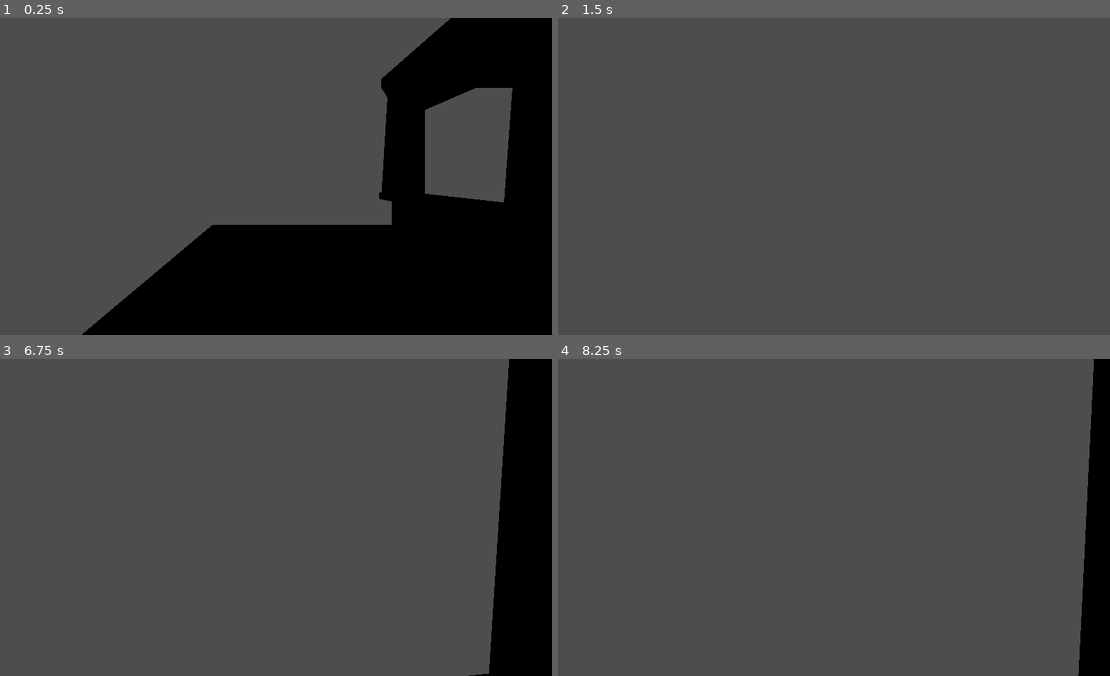
Above: before the commit, frames 1-4 (two rows, left to right).
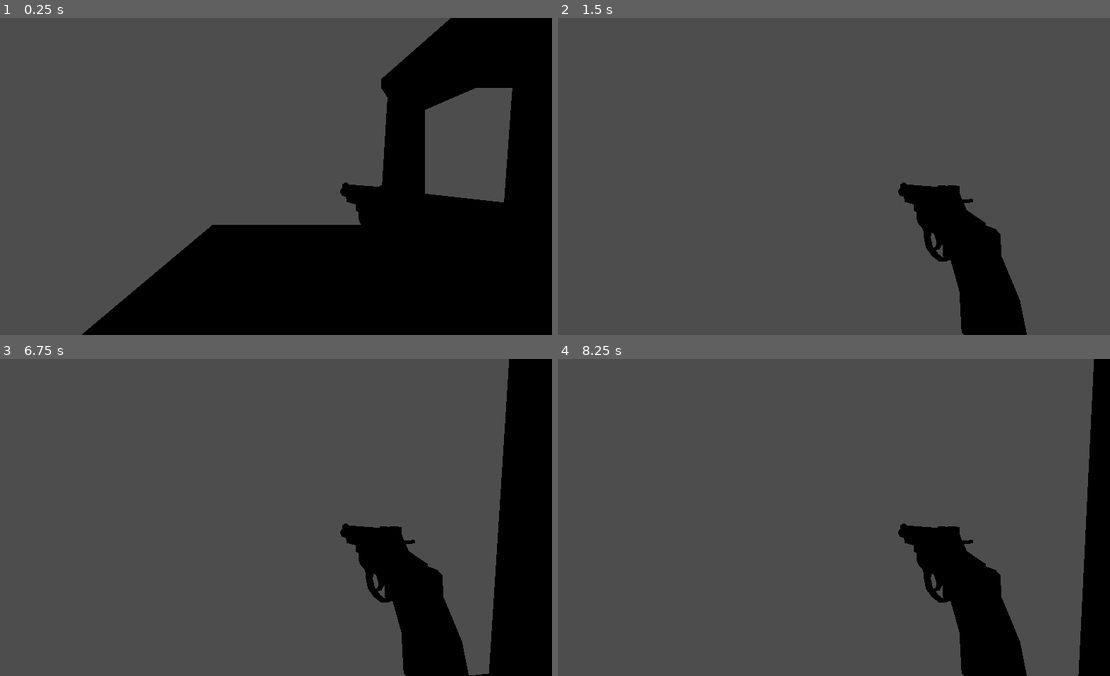
Above: after the commit, the same moments.

Repository: teachermanjeff/3dshooter2025
Game: Godot game, scene res://Range.tscn
Same seed, same stepped clock (60 frames per second), same inputs: the game is played once before the commit and once after it.
Inputs (mouse positions are in pixels of both pictures, inside the frame that each line leads up to):
- Up to frame 1 (0.25 s): no input
- Up to frame 2 (1.5 s): move the mouse to (861, 176) at 0.52 s; hold W (move_forward) from 0.53 s (still down); move the mouse to (800, 176) at 1.27 s
- Up to frame 3 (6.75 s): tap Enter at 2, 3.5, 5 s; move the mouse to (281, 511) at 2.02 s; tap Space at 2.75, 4.25, 5.75 s; move the mouse to (264, 523) at 2.77 s; move the mouse to (314, 520) at 3.52 s; move the mouse to (226, 514) at 4.27 s; move the mouse to (276, 517) at 5.02 s; move the mouse to (248, 511) at 5.77 s; release W (move_forward) at 5.78 s; hold D (move_right) 5.78-6.53 s; move the mouse to (303, 517) at 6.52 s; hold W (move_forward) from 6.53 s (still down)
- Up to frame 4 (8.25 s): keep holding W (move_forward); move the mouse to (800, 517) at 7.27 s; move the mouse to (839, 511) at 8.02 s

The runs differ from the first frame. In frame 1, 0.8% of the frame differs, in the area x 61-71%, y 51-66%; in frame 2, 5.3%, in the area x 61-85%, y 51-100%; in frame 3, 5.3%; in frame 4, 5.3%.

Commit message:
moved gun

Diff:
--- a/Project/Gun.tscn
+++ b/Project/Gun.tscn
@@ -1,12 +1,16 @@
-[gd_scene load_steps=2 format=3 uid="uid://dknihd8d8aqo4"]
+[gd_scene load_steps=3 format=3 uid="uid://dknihd8d8aqo4"]
 
 [ext_resource type="PackedScene" uid="uid://kp5spekfthct" path="res://Models/low_poly_animated_and_textured_revolver/scene.gltf" id="1_jpqjm"]
+[ext_resource type="Script" uid="uid://bo6ouv343b26l" path="res://gun.gd" id="2_fry05"]
 
 [node name="Sketchfab_Scene" instance=ExtResource("1_jpqjm")]
 transform = Transform3D(0.05, 0, 0, 0, 0.05, 0, 0, 0, 0.05, 0, 0, 0)
+script = ExtResource("2_fry05")
 
 [node name="Skeleton3D" parent="Sketchfab_model/d0d5d4f9f2ea426abac37ad805e4834f_fbx/Object_2/RootNode/Armature/Object_6" index="0"]
 bones/1/rotation = Quaternion(0.875557, -1.15184e-07, -2.08749e-07, 0.483115)
-bones/2/rotation = Quaternion(0.993789, -7.70431e-07, -1.16844e-06, -0.11128)
+bones/2/rotation = Quaternion(0.960726, -2.64643e-07, -1.37433e-06, 0.277498)
 bones/4/rotation = Quaternion(-0.277498, 2.29055e-07, 6.61606e-08, 0.960726)
 bones/6/rotation = Quaternion(-0.277498, 2.29055e-07, 6.61606e-08, 0.960726)
+
+[node name="RayCast3D" type="RayCast3D" parent="." index="2"]
--- a/Project/player.tscn
+++ b/Project/player.tscn
@@ -1,6 +1,7 @@
-[gd_scene load_steps=3 format=3 uid="uid://clk1lky1xhkhg"]
+[gd_scene load_steps=4 format=3 uid="uid://clk1lky1xhkhg"]
 
 [ext_resource type="Script" uid="uid://dq7ogpkf8asip" path="res://player.gd" id="1_4flbx"]
+[ext_resource type="PackedScene" uid="uid://dknihd8d8aqo4" path="res://Gun.tscn" id="2_onrkg"]
 
 [sub_resource type="CapsuleShape3D" id="CapsuleShape3D_sh265"]
 
@@ -13,5 +14,8 @@
 
 [node name="Head" type="Node3D" parent="."]
 
+[node name="gun" parent="Head" instance=ExtResource("2_onrkg")]
+transform = Transform3D(-0.00199338, 0, -0.000162555, 0, 0.002, 0, 0.000162555, 0, -0.00199338, 0.616187, -0.0105768, -0.793707)
+
 [node name="Camera3D" type="Camera3D" parent="Head"]
 transform = Transform3D(1, 0, 0, 0, 1, 0, 0, 0, 1, 0, 0.447619, 0)
--- a/Project/project.godot
+++ b/Project/project.godot
@@ -37,3 +37,8 @@
 "events": [Object(InputEventKey,"resource_local_to_scene":false,"resource_name":"","device":-1,"window_id":0,"alt_press …(192 unchanged characters)…
 ]
 }
+Fire={
+"deadzone": 0.2,
+"events": [Object(InputEventMouseButton,"resource_local_to_scene":false,"resource_name":"","device":-1,"window_id":0,"alt_pressed":false,"shift_pressed":false,"ctrl_pressed":false,"meta_pressed":false,"button_mask":1,"position":Vector2(328, 23),"global_position":Vector2(337, 71),"factor":1.0,"button_index":1,"canceled":false,"pressed":true,"double_click":false,"script":null)
+]
+}
Empty file added: Project/gun.gd
Not shown, added: Project/gun.gd.uid
